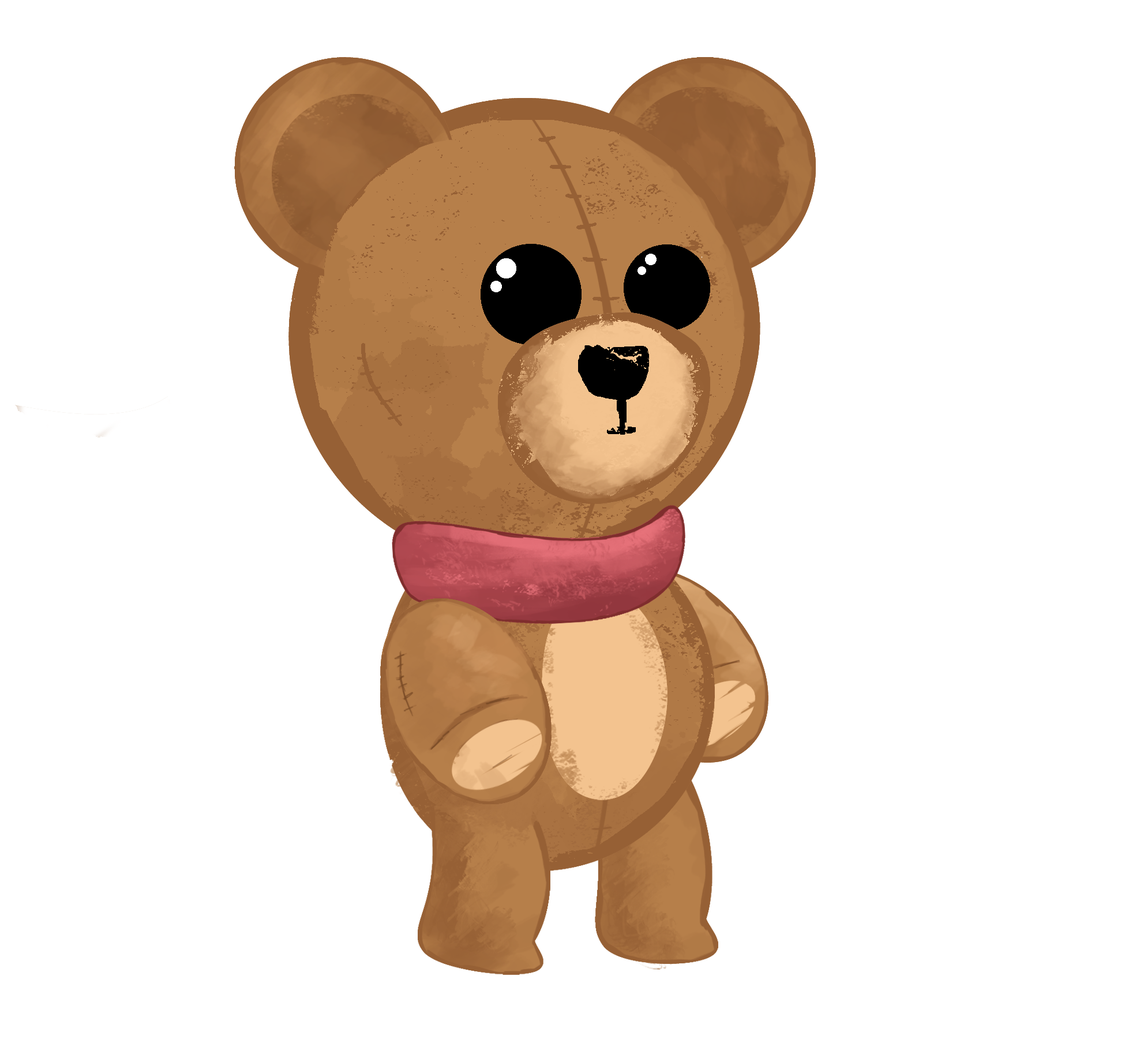
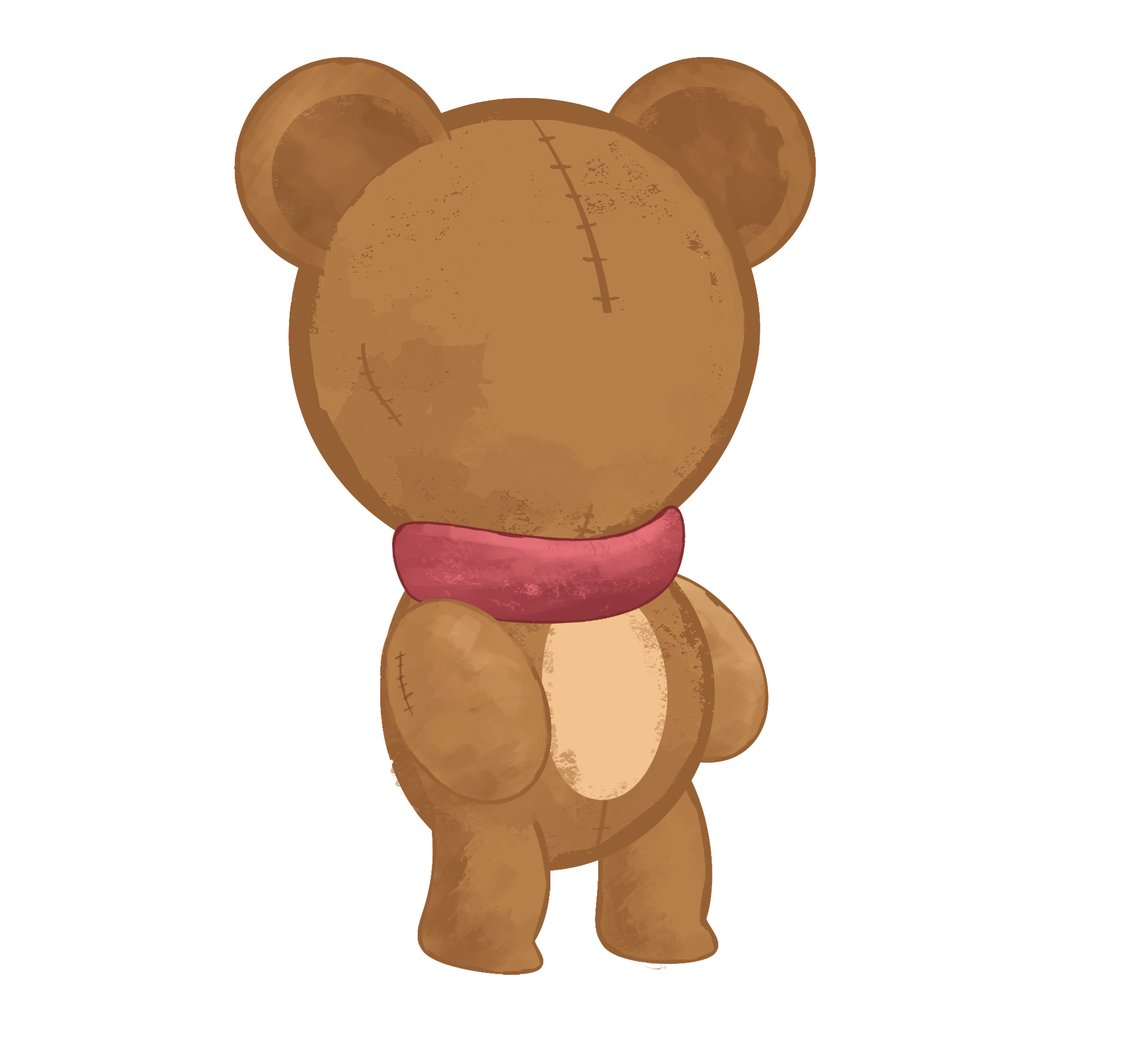
Layer changes from the first w=1125, h=1059 image to the second:
painted on "Right Hand" over (x1=403, y1=662, x2=551, y2=806)
painted on "Face" over (x1=14, y1=243, x2=739, y2=536)
painted on "Left Hand" over (x1=700, y1=644, x2=764, y2=763)
